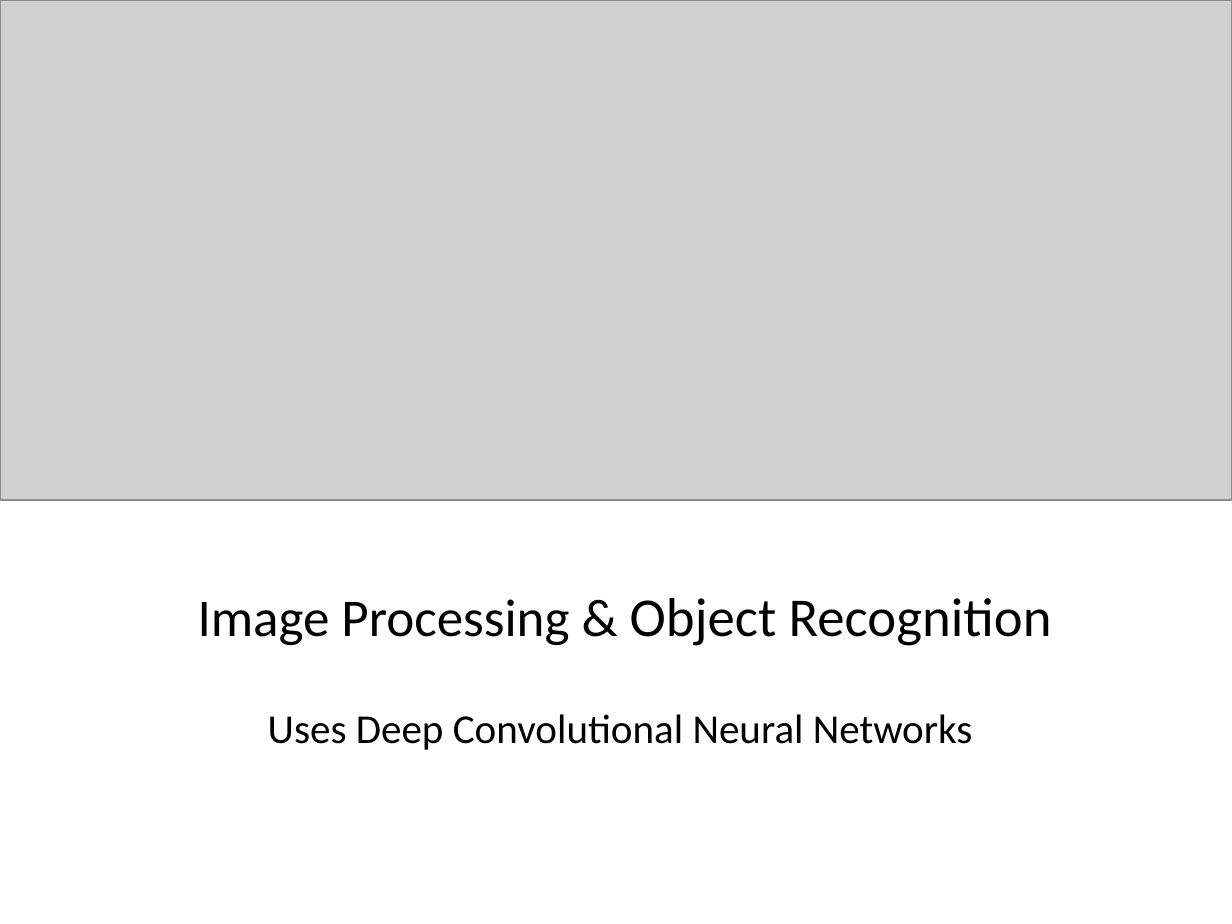
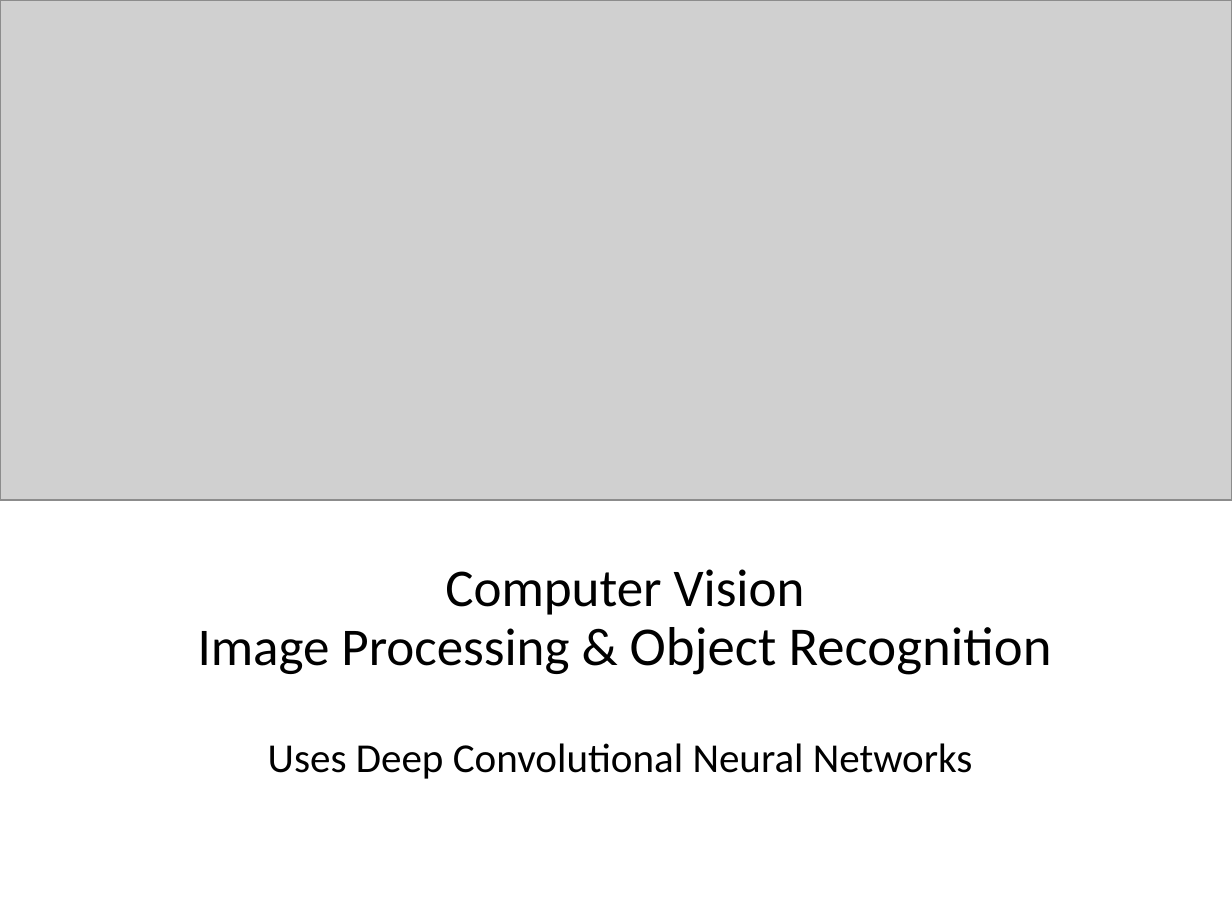
Before and after one commit to mhahsler/CS7320-AI, a slide deck: slide 4 of slides/xx_more_AI.pptx (slide 5 before the commit). Drawn at 1232x924 pixels with LibreOffice and Linux fonts; fonts in the diff are those of the drawing; grey boxes stand for pictures. Boxes give left, top, right and bottom in pixels: in the first picture for what was removed or moved away, otherwise in the second. Text is boxed around its words. In the diff, an @@ line names an element or a change of style, - is before the commit and + after.

```diff
--- a/slides/xx_more_AI.pptx
+++ b/slides/xx_more_AI.pptx
@@ title at <box>198,569,1052,779</box>: text changed @@
-Image Processing & Object Recognition
-Uses Deep Convolutional Neural Networks
+Computer Vision
+Image Processing & Object Recognition
+Uses Deep Convolutional Neural Networks
```
Also in this commit, not shown: 1 other slide changed, 1 slide removed, 1 other file.
